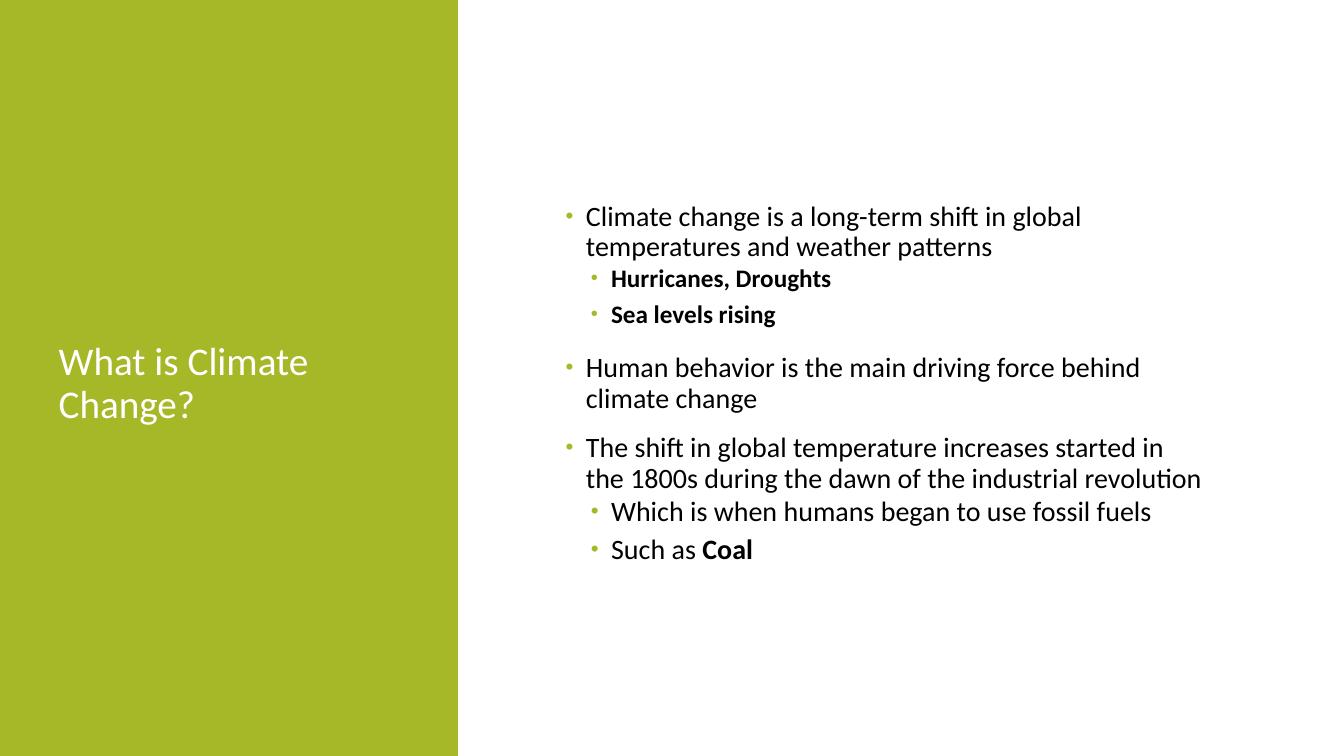
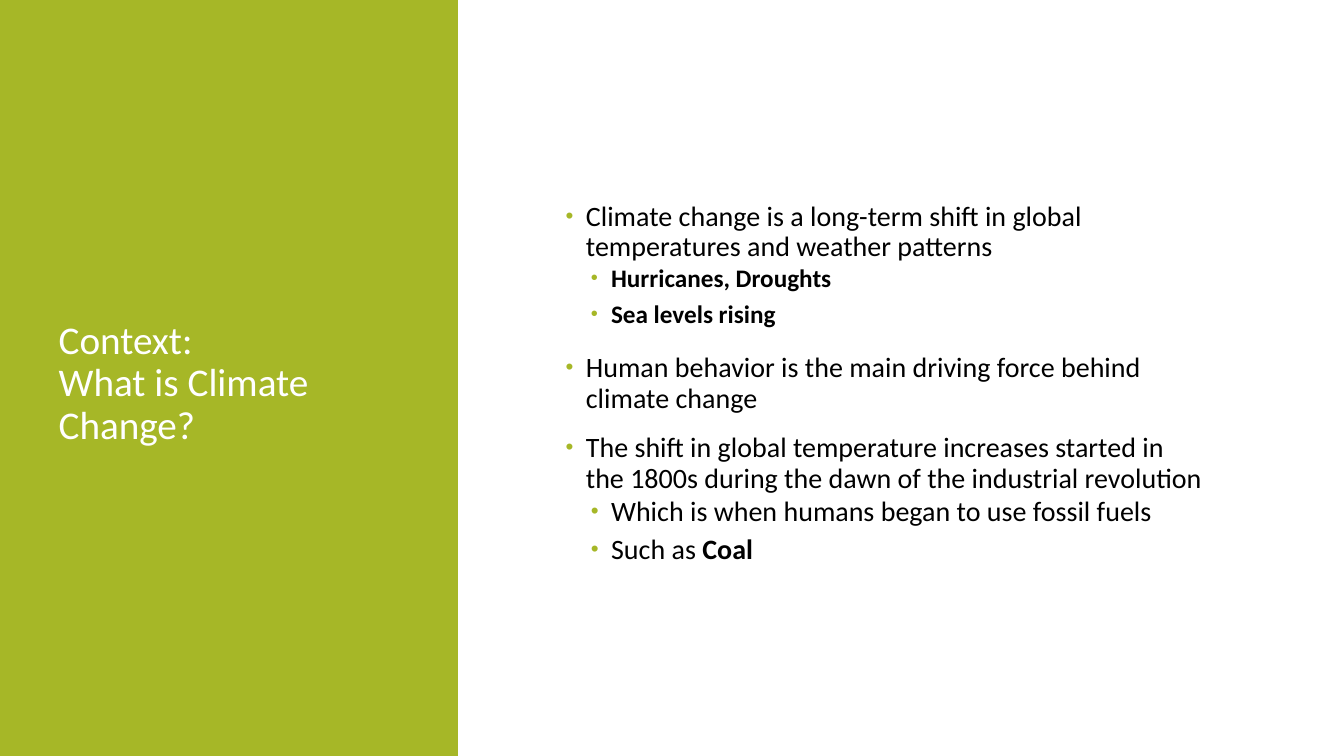
Before and after one commit to Mybiss55/DataAnalyticsProjects, a slide deck: slide 7 of Climate Change Presentation.pptx. Drawn at 1344x756 pixels with LibreOffice and Linux fonts; fonts in the diff are those of the drawing. Boxes give left, top, right and bottom in pixels: in the first picture for what was removed or moved away, otherwise in the second. Text is boxed around its words. In the diff, an @@ line names an element or a change of style, - is before the commit and + after.

```diff
--- a/Climate Change Presentation.pptx
+++ b/Climate Change Presentation.pptx
@@ title at bbox=[59, 328, 309, 446]: text changed @@
-What is Climate Change?
+Context:
+What is Climate Change?
```
Also in this commit, not shown: 4 other slides changed, 1 other file.
